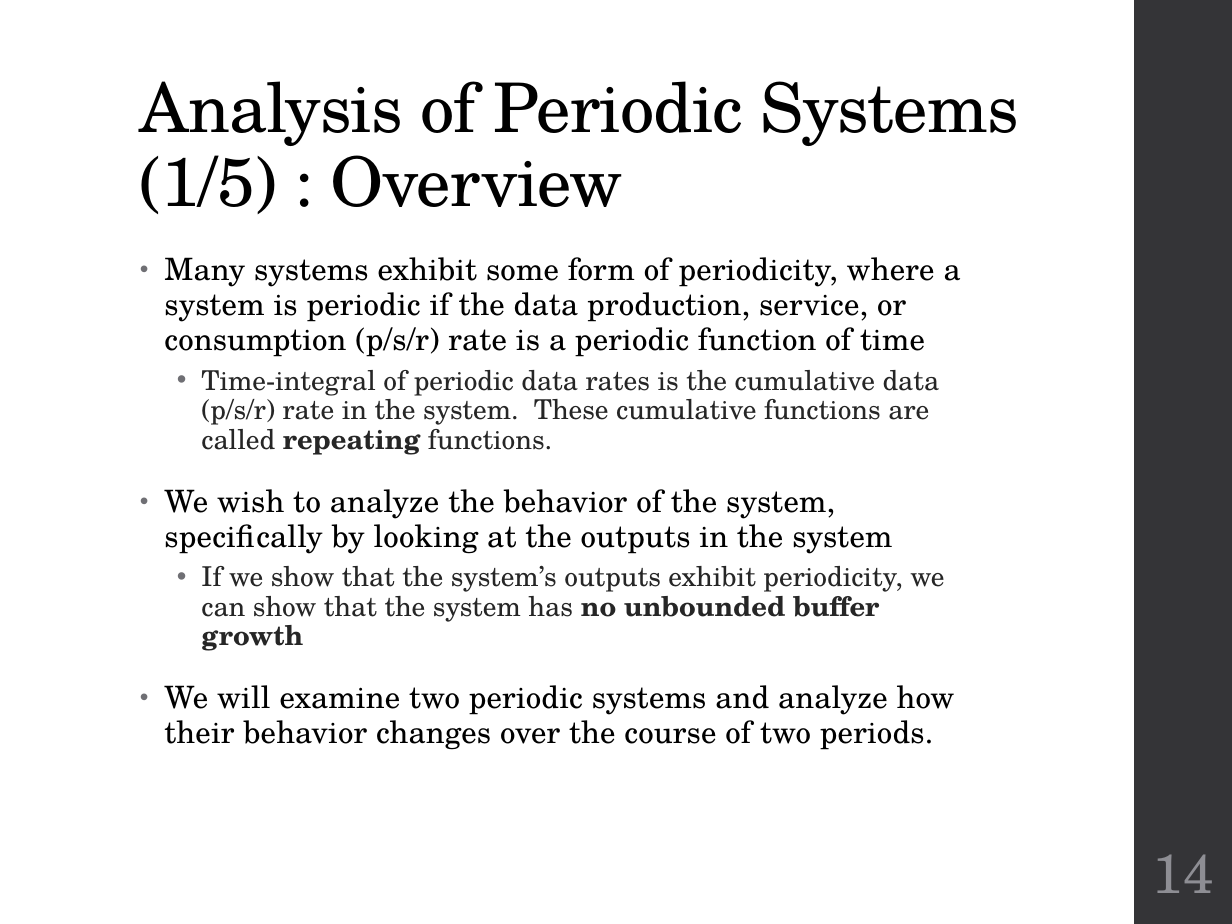
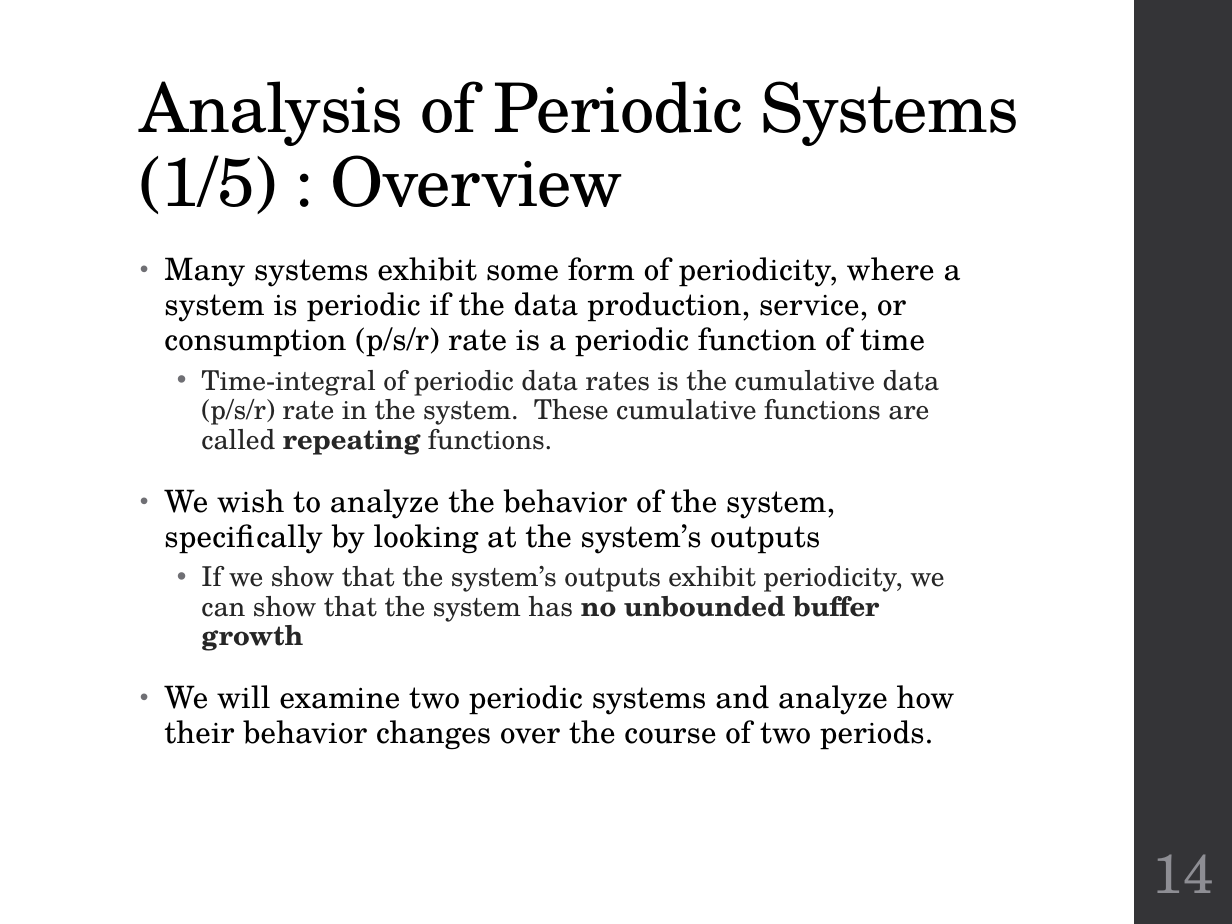
Before and after one commit to finger563/cbsat, a slide deck: slide 14 of thesis/Defense.pptx. Drawn at 1232x924 pixels with LibreOffice and Linux fonts; fonts in the diff are those of the drawing. Boxes give left, top, right and bottom in pixels: in the first picture for what was removed or moved away, otherwise in the second. Text is boxed around its words. In the diff, an @@ line names an element or a change of style, - is before the commit and + after.

Commit message:
added compositional analysis

```diff
--- a/thesis/Defense.pptx
+++ b/thesis/Defense.pptx
@@ text at [164, 489, 835, 554]: text changed @@
-• We wish to analyze the behavior of the system, specifically by looking at the outputs in the system
+• We wish to analyze the behavior of the system, specifically by looking at the system’s outputs
```
Also in this commit, not shown: 2 other slides changed, 1 slide added.
